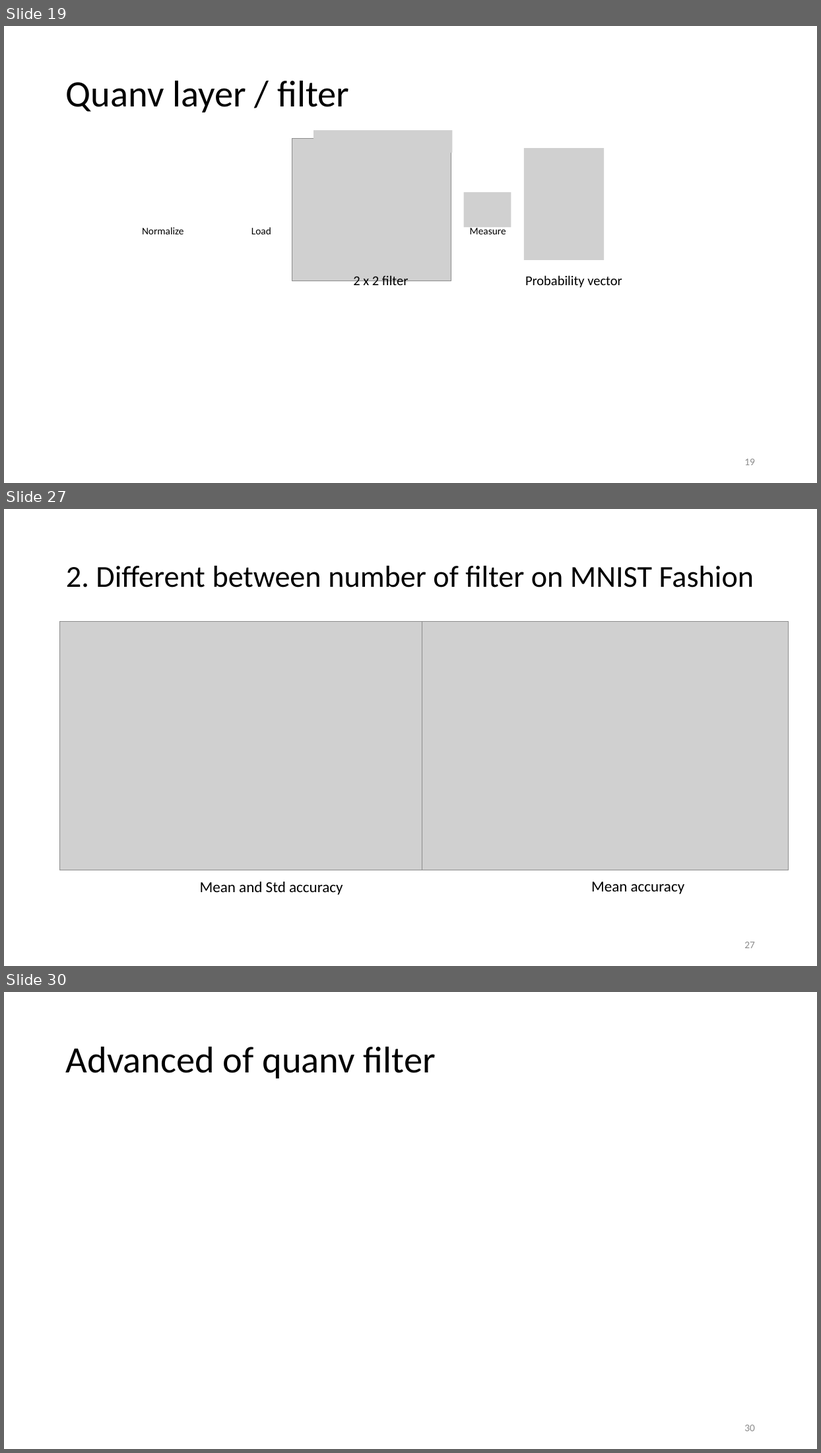
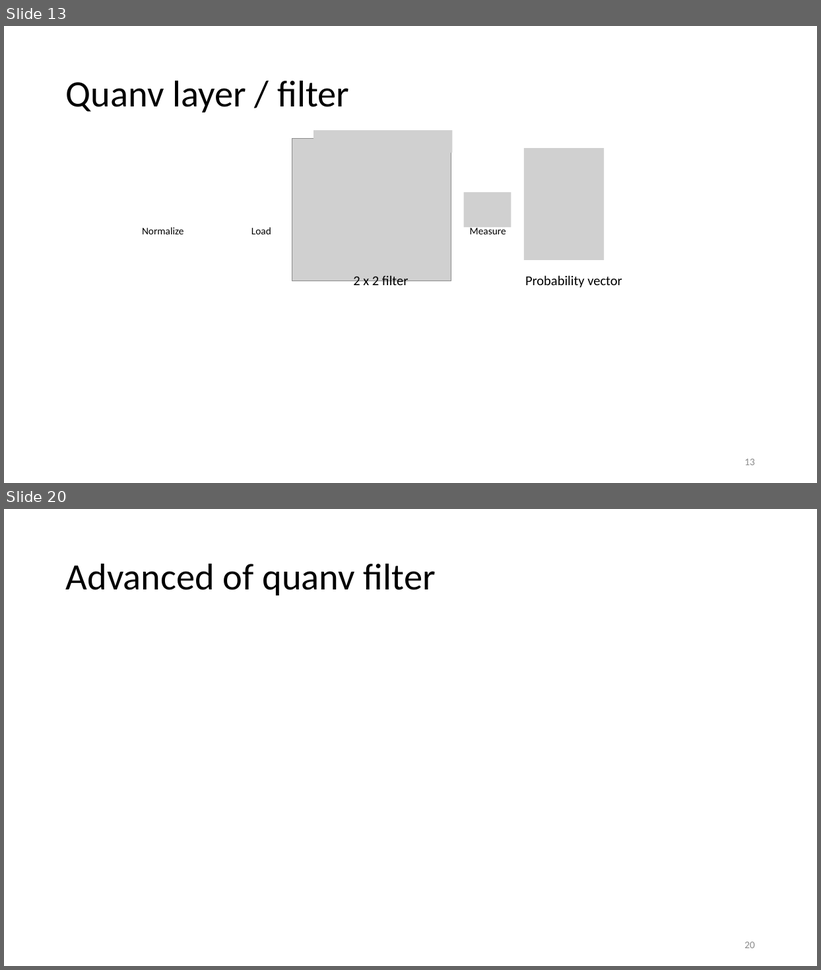
Before and after one commit to vutuanhai237/DynamicQNN, a slide deck: thesis/Quanvolutional neural network.pptx. Shown one above the other, each under a label of ours: slides 19, 27 and 30 before the commit, slides 13 and 20 after it; the slides between them are not shown. The pictures are 821x1453 and 821x970 pixels, drawn with LibreOffice and Linux fonts; fonts in the diff are those of the drawing; grey boxes stand for pictures. Boxes give left, top, right and bottom in pixels: in the first picture for what was removed or moved away, otherwise in the second. Text is boxed around its words. In the diff, an @@ line names an element or a change of style, - is before the commit and + after.

```diff
--- a/thesis/Quanvolutional neural network.pptx
+++ b/thesis/Quanvolutional neural network.pptx
@@ slide 27 removed at [4, 509, 817, 966], background #FFFFFF @@
@@ title removed at [66, 566, 754, 588] @@
-2. Different between number of filter on MNIST Fashion
@@ picture removed at [60, 622, 426, 871] @@
@@ picture removed at [422, 622, 789, 871] @@
@@ text removed at [200, 882, 343, 895] @@
-Mean and Std accuracy
@@ text removed at [591, 882, 685, 894] @@
-Mean accuracy
@@ page number removed at [745, 942, 755, 949] @@
-27
@@ what was slide 19 is now slide 13 @@
@@ page number at [745, 459, 755, 466]: text changed @@
-19
+13
@@ what was slide 30 is now slide 20 @@
```
Also in this commit, not shown: 12 slides changed, 3 slides added, 9 other slides removed.
